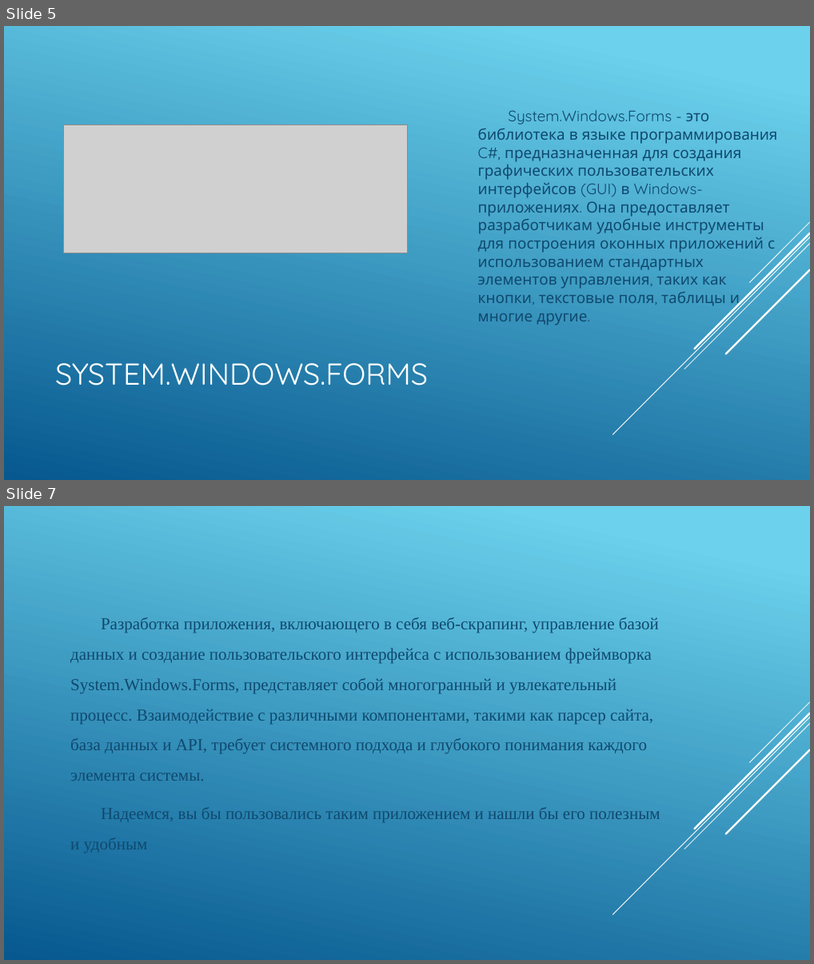
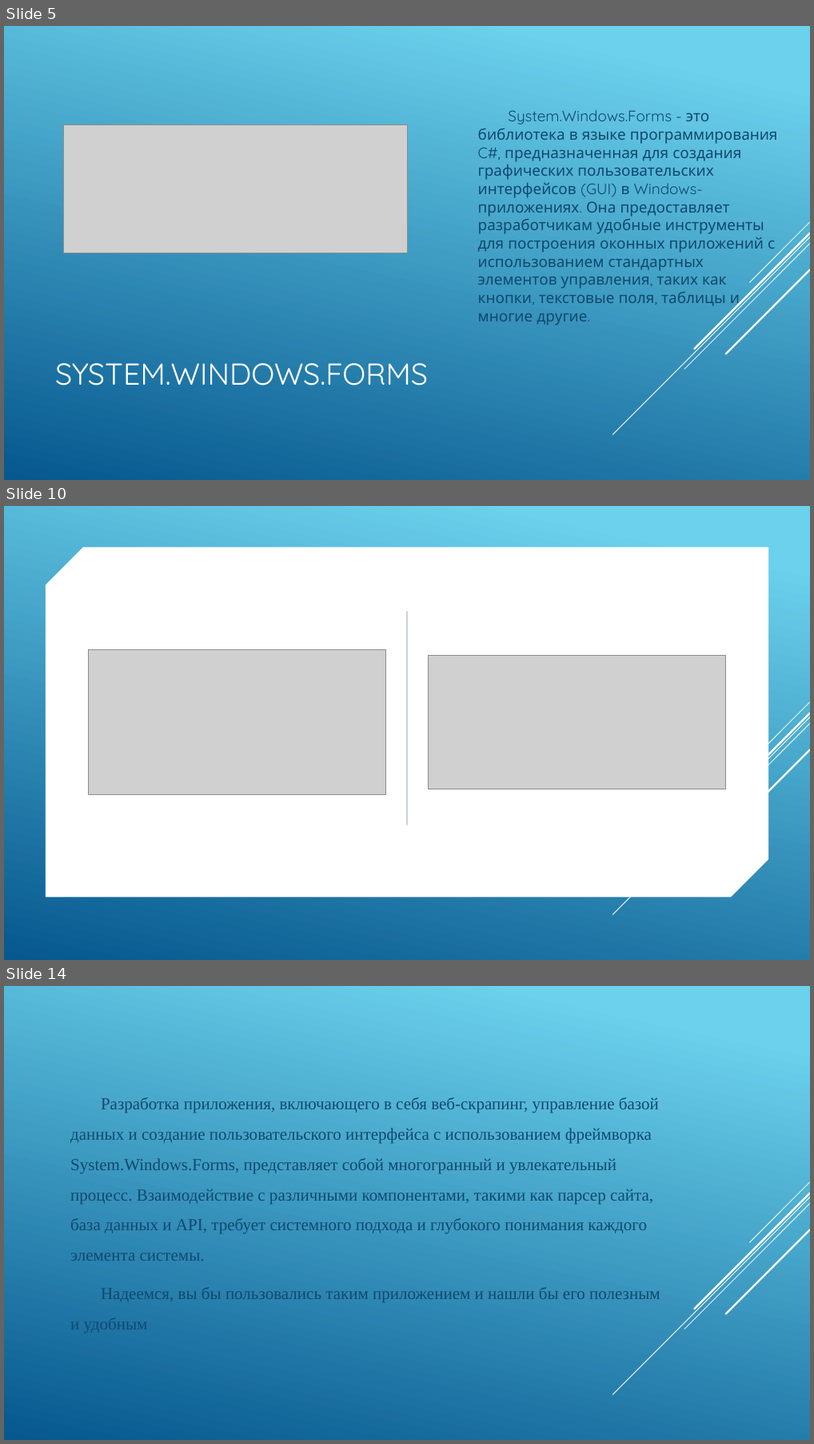
Before and after one commit to OlegCiornei/IT-news-reader, a slide deck: Шары.pptx. Shown one above the other, each under a label of ours: slides 5 and 7 before the commit, slides 5, 10 and 14 after it; the slides between them are not shown. The pictures are 814x964 and 814x1444 pixels, drawn with LibreOffice and Linux fonts; fonts in the diff are those of the drawing; grey boxes stand for pictures. Boxes give left, top, right and bottom in pixels: in the first picture for what was removed or moved away, otherwise in the second. Text is boxed around its words. In the diff, an @@ line names an element or a change of style, - is before the commit and + after.

```diff
--- a/Шары.pptx
+++ b/Шары.pptx
@@ slide 10 added at (4,506,810,960), background gradient #6ED2EB to #06588E @@
@@ snip diag rect added at (46,547,770,896), fill #FFFFFF @@
@@ line added from (407, 612) to (407, 825), #052F61 0.75 pt @@
@@ picture added at (88,649,386,795) @@
@@ picture added at (429,656,726,788) @@
@@ group added at (613,702,810,914): 5 lines @@
@@ what was slide 7 is now slide 14 @@
```
Also in this commit, not shown: 6 other slides added, 4 other files.
